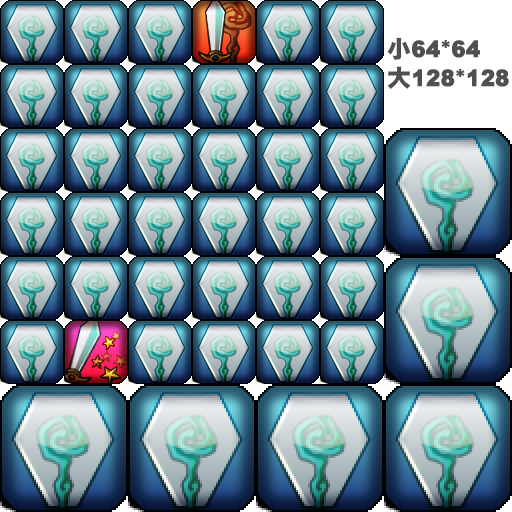
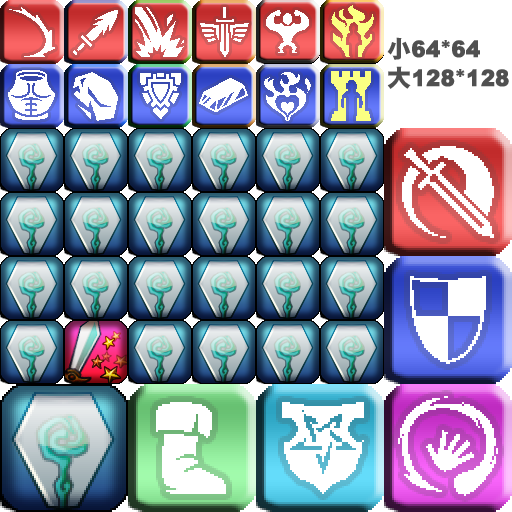
Comparing the layer stacks of the two 512 x 512 images. Changes:
added layer "レイヤー 21" above "レイヤー 20" over [left=320, top=64, right=384, bottom=128]
added layer "レイヤー 20" above "レイヤー 19" over [left=256, top=64, right=320, bottom=128]
added layer "レイヤー 19" above "レイヤー 18" over [left=192, top=64, right=256, bottom=128]
added layer "レイヤー 18" above "レイヤー 17" over [left=128, top=64, right=192, bottom=128]
added layer "レイヤー 17" above "レイヤー 16" over [left=64, top=64, right=128, bottom=128]
added layer "レイヤー 16" above "新完成品" over [left=0, top=64, right=64, bottom=128]
added group "新完成品" with 12 layers above "完成品" over [left=0, top=0, right=512, bottom=512]
added layer "レイヤー 13" in group "新完成品" over [left=192, top=0, right=256, bottom=64]
added group "大" with 5 layers in group "新完成品" over [left=128, top=128, right=512, bottom=512]
added layer "レイヤー 8" in group "大" over [left=128, top=384, right=256, bottom=512]
added layer "レイヤー 9" in group "大" over [left=256, top=384, right=384, bottom=512]
added layer "レイヤー 6" in group "大" over [left=384, top=384, right=512, bottom=512]
added layer "レイヤー 5" in group "大" over [left=384, top=256, right=512, bottom=384]
added layer "レイヤー 4" in group "大" over [left=384, top=128, right=512, bottom=256]
added group "グループ 1" with 6 layers above "グループ 2" over [left=128, top=128, right=512, bottom=512]
moved "レイヤー 1 のコピー 46" into group "グループ 1" over [left=128, top=384, right=256, bottom=512]
moved "レイヤー 1 のコピー 43" into group "グループ 1" over [left=256, top=384, right=384, bottom=512]
moved "レイヤー 1 のコピー 42" into group "グループ 1" over [left=384, top=384, right=512, bottom=512]
moved "レイヤー 1 のコピー 41" into group "グループ 1" over [left=384, top=256, right=512, bottom=384]
moved "レイヤー 1 のコピー 40" into group "グループ 1" over [left=384, top=128, right=512, bottom=256]
added group "グループ 2" with 36 layers above "背景" over [left=0, top=0, right=384, bottom=128]
hid "背景" over [left=0, top=0, right=512, bottom=512]
…and 17 more changes (5 added, 12 stack)
